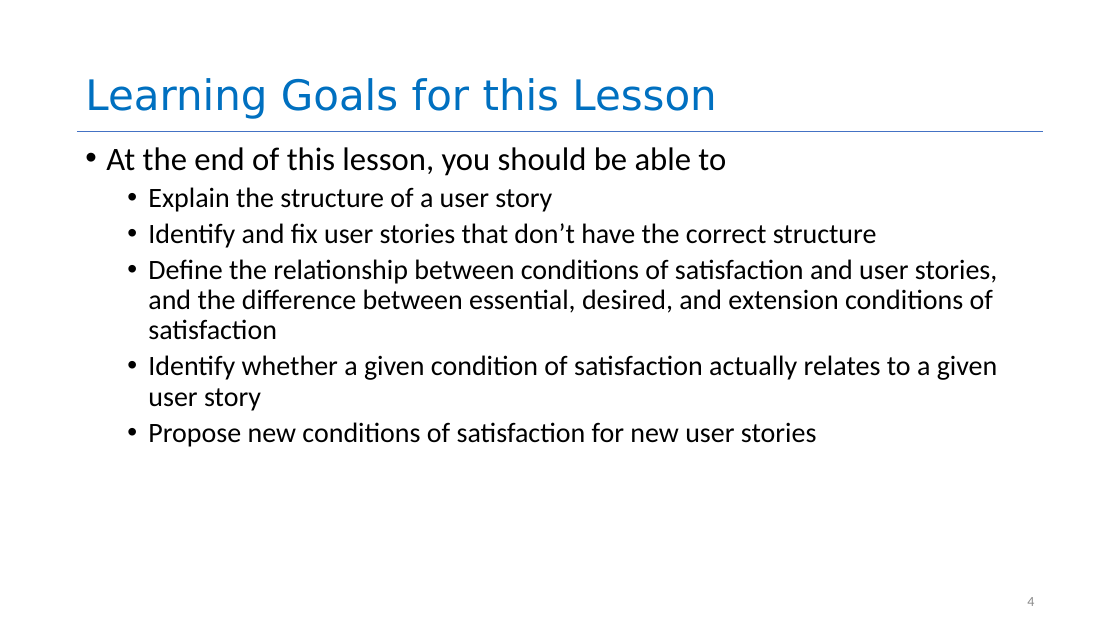
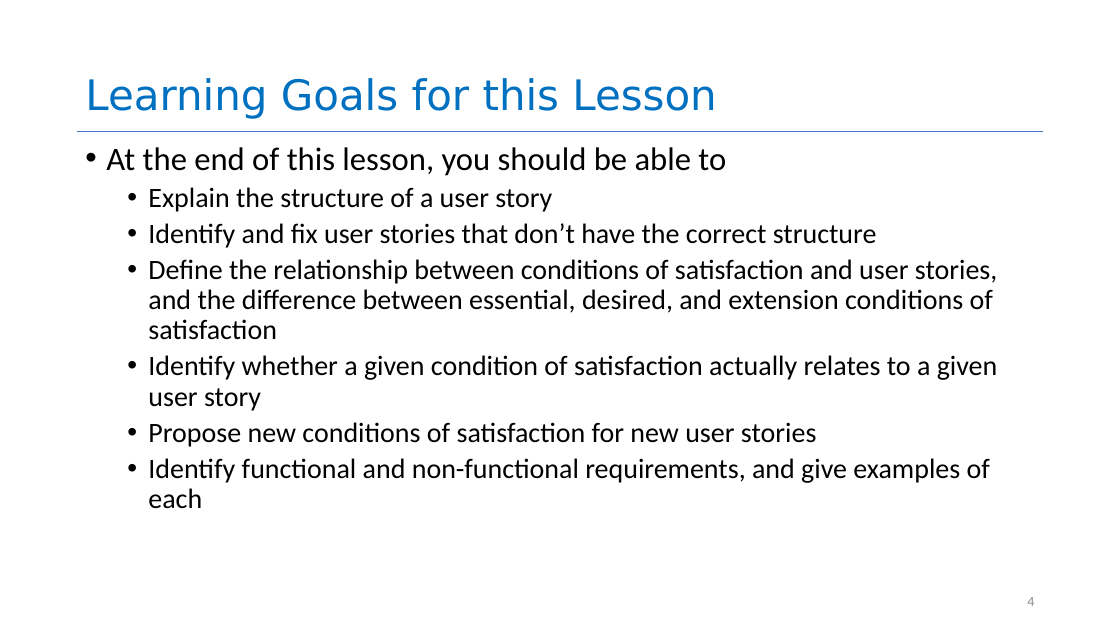
Before and after one commit to vaishalisingh04/CS4530-Spring-2026, a slide deck: slide 4 of Slides/Module 01.2 User Stories.pptx. Drawn at 1120x630 pixels with LibreOffice and Linux fonts; fonts in the diff are those of the drawing. Boxes give left, top, right and bottom in pixels: in the first picture for what was removed or moved away, otherwise in the second. Text is boxed around its words. In the diff, an @@ line names an element or a change of style, - is before the commit and + after.

Commit message:
Add learning goal

```diff
--- a/Slides/Module 01.2 User Stories.pptx
+++ b/Slides/Module 01.2 User Stories.pptx
@@ text at (148, 458, 990, 509): paragraph added @@
+  • Identify functional and non-functional requirements, and give examples of each
```
Also in this commit, not shown: 1 other slide changed, 2 other files.
